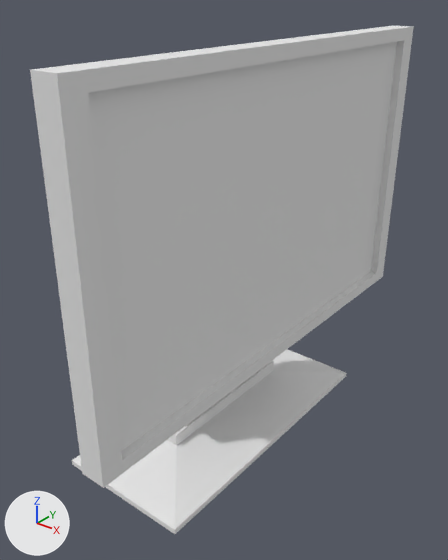
What one commit did to the Blender file computer.blend.
Camera for both pictures: a camera (50 mm lens) standing at (0.975, -1.209, 1.226) and looking at (0.027, -0.023, 0.491). Every picture has the same lights, and +X, +Y and +Z are marked at lower left.
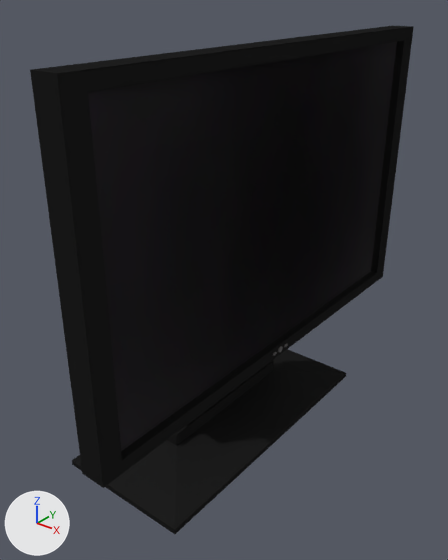
The newer file is also rescaled (x3.573), turned or shifted as a whole; pictures and numbers use the older file's frame.

Where the change shows, as pixel boxes (x1, y1, x2, y2) in the pictures (448 x 560 px):
```json
{"part": 1, "of": "me_cube", "change": "recoloured", "before": [30, 26, 414, 534], "after": [30, 26, 414, 534], "on screen": "grey to black"}
```

The change, as JSON lines over the scene's bpy script:
```json
{"op": "add", "block": "img_computertexture", "code": ["img_computertexture = load_image('ComputerTexture', 'MyFirstProject/Resources/Textures/ComputerTexture.png', 2048, 2048, 'sRGB')"]}
{"op": "add", "block": "mat_computer_material", "code": ["mat_computer_material = diffuse_material('Computer_Material')", "mat_computer_material.texture = img_computertexture"]}
{"block": "me_cube", "where": "# used by ob_cube; location = (0.0, 0.0, 0.0)"}
{"op": "remove", "block": "me_cube", "code": "me_cube.from_pydata(...)  # 136 vertices, 100 faces; spans x -0.191..0.202, y -0.627..0.627, z 0.006..1.104"}
{"op": "add", "block": "me_cube", "code": "me_cube.from_pydata(...)  # 136 vertices, 100 faces; spans x -0.191..0.204, y -0.627..0.627, z 0.006..1.104"}
{"block": "me_cube", "change": "me_cube part 1: 100 faces spanning x -0.191..0.204, y -0.627..0.627, z 0.006..1.104 switch from mat_material (white #e7e7e7) to mat_computer_material (picture img_computertexture)"}
```
